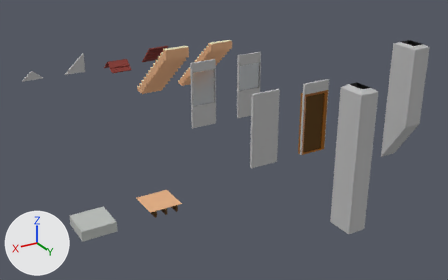
A saved change to the glTF model public/models/low_poly_house/low_poly_house_3.glb.
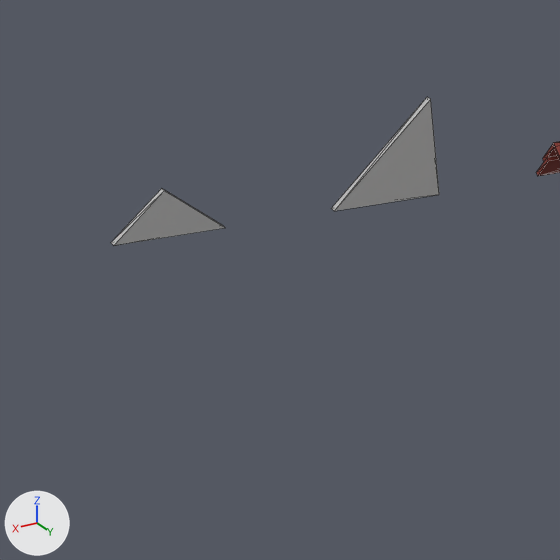
Each version is shown whole from a 50 mm lens placed at (13.07, 13.14, 8.75), pointed at (2.74, -4.07, 0.15), then close up on the part from 0% to 24% of the width and 12% to 51% of the height. The lights are fixed; the arrows at lower left show +X, +Y and +Z. The close-ups show mesh edges as thin lines. Where no turn or scale is listed for an object, it has been applied to the vertices. Vertices at the same position are counted once.

Names of what the first close-up shows: 'roof_ridge_1_wall', 'roof_slope_wall'.
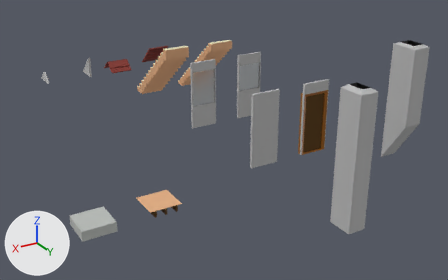
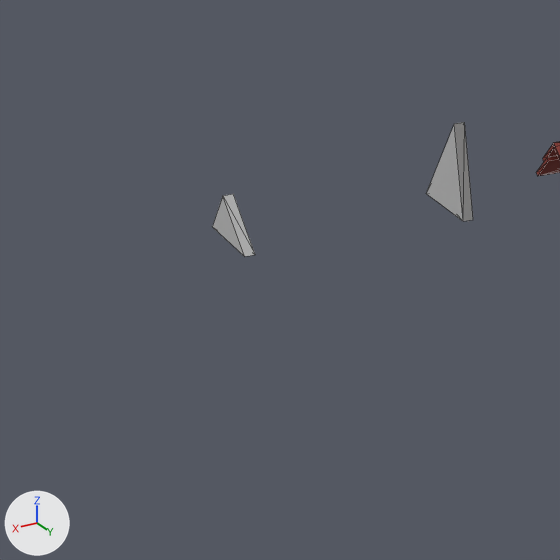
Where the change shows, as pixel boxes (x1, y1, x2, y2) in the close-ups (560 x 560 px):
```json
{"object": "roof_slope_wall", "change": "mesh turned, moved", "before": [331, 97, 439, 211], "after": [426, 122, 473, 221]}
{"object": "roof_ridge_1_wall", "change": "mesh turned, moved", "before": [111, 188, 225, 246], "after": [213, 194, 255, 256]}
```

The change, as JSON lines over the scene's bpy script:
```json
{"block": "me_cube_020", "where": "me_cube_020.from_pydata(...)  # 6 vertices, 8 faces; spans x -1.0..0.0, y 0.0..0.095, z 0.0..0.913"}
{"block": "me_cube_020", "where": "# used by ob_roof_slope_wall; location = (5.0, -15.0, 0.0)"}
{"block": "me_cube_020", "change": "me_cube_020 part 1: the whole mesh is turned -90 degrees about the z axis through the mesh origin"}
{"block": "me_cube_021", "where": "me_cube_021.from_pydata(...)  # 6 vertices, 8 faces; spans x -1.0..0.0, y 0.0..0.095, z 0.0..0.425"}
{"block": "me_cube_021", "where": "# used by ob_roof_ridge_1_wall; location = (7.0, -15.0, 0.0)"}
{"block": "me_cube_021", "change": "me_cube_021 part 2: the whole mesh is turned -90 degrees about the z axis through the mesh origin"}
{"op": "set", "path": "ob_roof_slope_wall.location", "old": "(5.0, -15.0, 0.0)", "new": "(4.0, -15.0, 0.0)"}
{"op": "set", "path": "ob_roof_ridge_1_wall.location", "old": "(7.0, -15.0, 0.0)", "new": "(6.0, -15.0, 0.0)"}
```
